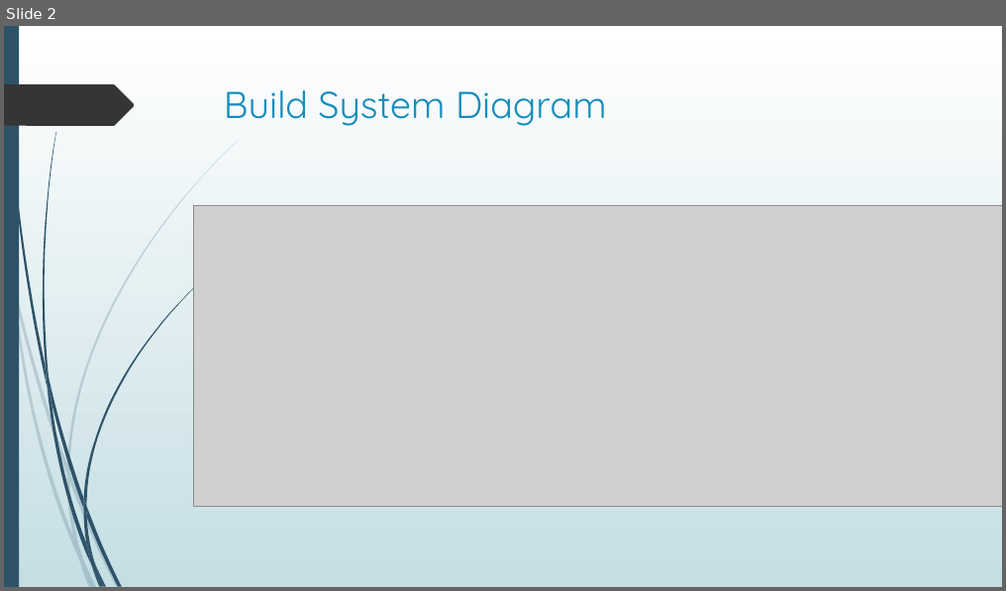
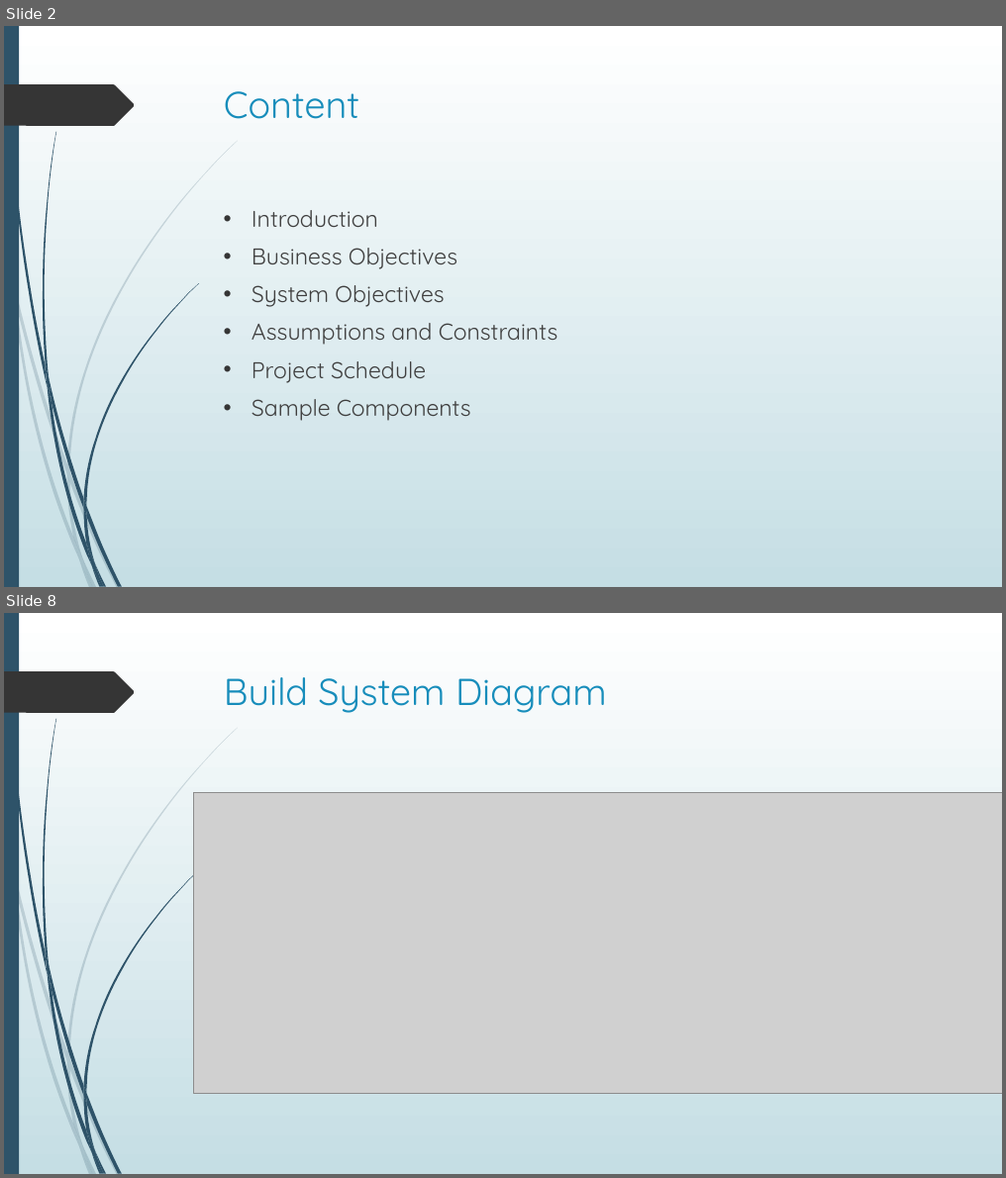
Before and after one commit to Thekipz/UniTycoon, a slide deck: University Tycoon.pptx. Shown one above the other, each under a label of ours: slide 2 before the commit, slides 2 and 8 after it; the slides between them are not shown. The pictures are 1006x591 and 1006x1178 pixels, drawn with LibreOffice and Linux fonts; fonts in the diff are those of the drawing; grey boxes stand for pictures. Boxes give left, top, right and bottom in pixels: in the first picture for what was removed or moved away, otherwise in the second. Text is boxed around its words. In the diff, an @@ line names an element or a change of style, - is before the commit and + after.

```diff
--- a/University Tycoon.pptx
+++ b/University Tycoon.pptx
@@ slide 2 added at (4,26,1002,587), background gradient #FFFFFF to #C5DEE5; not listed: 24 template elements that a slide beside it also shows @@
@@ title added at (224,91,359,119), 36 pt, text #178DBB @@
+Content
@@ text added at (252,210,558,421), 22 pt, text #404040 @@
+• Introduction
+• Business Objectives
+• System Objectives
+• Assumptions and Constraints
+• Project Schedule
+• Sample Components
@@ what was slide 2 is now slide 8 @@
```
Also in this commit, not shown: 1 slide changed, 5 other slides added.
